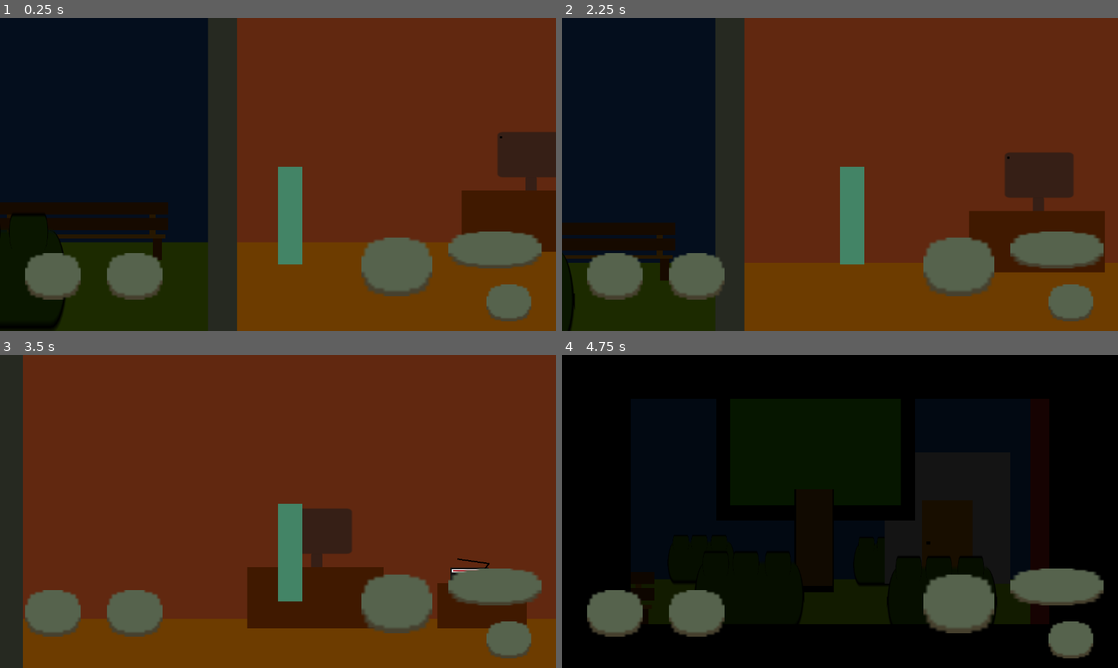
Above: before the commit, frames 1-4 (two rows, left to right).
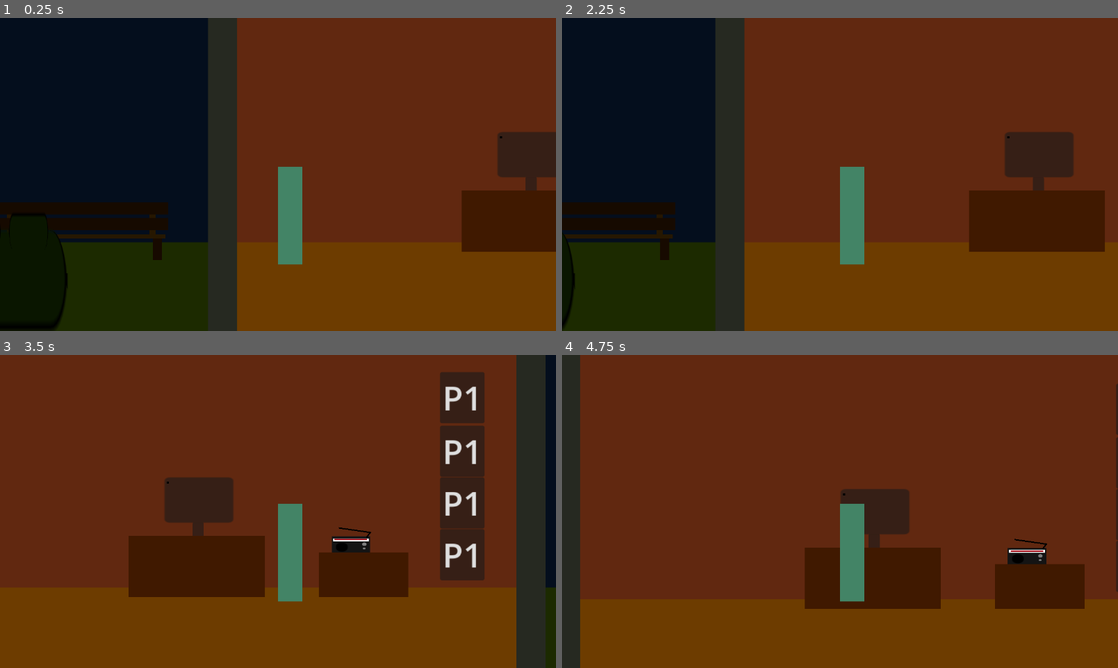
Above: after the commit, the same moments.

Repository: NileKnight1/the-graves
Game: Godot game, scene res://scenes/game.tscn
Same seed, same stepped clock (60 frames per second), same inputs: the game is played once before the commit and once after it. The project has no main scene, so this scene is started directly. Video files are missing from this copy of the repository; at most half a second of black plays in their place.
Inputs (mouse positions are in pixels of both pictures, inside the frame that each line leads up to):
- Up to frame 1 (0.25 s): no input
- Up to frame 2 (2.25 s): click (956, 268) at 0.52 s; click (1073, 299) at 1.27 s; tap Enter (ui_accept) at 2 s; move the mouse to (962, 158) at 2.02 s; hold D (right) from 2.03 s (still down); hold Shift (sprint) from 2.03 s (still down); click (962, 158) at 2.17 s
- Up to frame 3 (3.5 s): keep holding D (right); tap Space (jump) at 2.27, 2.57, 3.02, 3.05, 3.32 s; tap Enter (ui_accept) at 2.3, 2.85 s; move the mouse to (166, 527) at 2.77 s; release Shift (sprint) at 2.78 s; click (166, 527) at 2.92 s
- Up to frame 4 (4.75 s): move the mouse to (895, 442) at 3.52 s; release D (right) at 3.53 s; hold A (left) 3.53-4.28 s; hold Shift (sprint) 3.53-4.28 s; tap Space (jump) at 3.6, 4.52 s; click (895, 442) at 3.67 s; move the mouse to (812, 574) at 4.27 s; hold D (right) from 4.28 s (still down); tap E (interact) at 4.35 s; click (812, 574) at 4.42 s; tap Enter (ui_accept) at 4.55 s

The runs differ from the first frame. In frame 1, 7.1% of the frame differs, in the area x 4-98%, y 68-97%; in frame 2, 13%; in frame 3, 35%; in frame 4, 100%, in the area x 0-100%, y 0-100%.

Commit message:
well jump button works now, it was a silly error

Diff:
--- a/project.godot
+++ b/project.godot
@@ -18,6 +18,7 @@
 
 window/size/viewport_width=1280
 window/size/viewport_height=720
+mouse_cursor/emulate_touch_from_mouse=true
 
 [editor_plugins]
 
--- a/scenes/game.tscn
+++ b/scenes/game.tscn
@@ -1427,7 +1427,7 @@
 [node name="CanvasLayer" type="CanvasLayer" parent="." unique_id=1299766415]
 
 [node name="mobile" parent="CanvasLayer" unique_id=2043303018 instance=ExtResource("5_iywne")]
-visible = true
+visible = false
 
 [connection signal="body_entered" from="areas/cams" to="." method="_on_cams_body_entered"]
 [connection signal="body_exited" from="areas/cams" to="." method="_on_cams_body_exited"]
--- a/scenes/mobile.tscn
+++ b/scenes/mobile.tscn
@@ -24,6 +24,15 @@
 action = "sprint"
 visibility_mode = 1
 
+[node name="jump" type="TouchScreenButton" parent="Control" unique_id=1928724385]
+position = Vector2(27.526564, 29.674026)
+scale = Vector2(0.21068403, 0.319563)
+texture_normal = ExtResource("2_xp3t8")
+texture_pressed = ExtResource("3_2t62u")
+passby_press = true
+action = "jump"
+visibility_mode = 1
+
 [node name="interact" type="TextureButton" parent="Control" unique_id=284682000]
 layout_mode = 0
 offset_left = 35.275208
@@ -35,20 +44,9 @@
 texture_pressed = ExtResource("3_2t62u")
 stretch_mode = 5
 
-[node name="jump" type="TextureButton" parent="Control" unique_id=2004550806]
-layout_mode = 0
-offset_left = 25.83935
-offset_top = 28.342854
-offset_right = 65.83935
-offset_bottom = 68.342865
-scale = Vector2(0.12703064, 0.18808901)
-texture_normal = ExtResource("2_xp3t8")
-texture_pressed = ExtResource("3_2t62u")
-stretch_mode = 5
-
 [node name="left" type="TouchScreenButton" parent="Control" unique_id=237091111]
 position = Vector2(1.8121929, 30.00682)
-scale = Vector2(0.18168661, 0.26901585)
+scale = Vector2(0.18612209, 0.27558327)
 texture_normal = ExtResource("2_xp3t8")
 texture_pressed = ExtResource("3_2t62u")
 passby_press = true
@@ -56,8 +54,8 @@
 visibility_mode = 1
 
 [node name="right" type="TouchScreenButton" parent="Control" unique_id=31096760]
-position = Vector2(7.6861906, 30.00682)
-scale = Vector2(0.18168661, 0.26901585)
+position = Vector2(9.373404, 30.00682)
+scale = Vector2(0.18612209, 0.27558327)
 texture_normal = ExtResource("2_xp3t8")
 texture_pressed = ExtResource("3_2t62u")
 passby_press = true
@@ -85,4 +83,3 @@
 visibility_mode = 1
 
 [connection signal="pressed" from="Control/interact" to="." method="_on_interact_pressed"]
-[connection signal="pressed" from="Control/jump" to="." method="_on_jump_pressed"]
--- a/scripts/game.gd
+++ b/scripts/game.gd
@@ -11,7 +11,8 @@
 func _ready() -> void:
 	#await get_tree().create_timer(1.0).timeout
 	#print(p1_anomalies.find($anomalies/anomaly))
-
+	if OS.has_feature("web_android") or OS.has_feature("web_ios"):
+		$CanvasLayer/mobile.visible = 1
 
 	pass
 
--- a/scripts/mobile.gd
+++ b/scripts/mobile.gd
@@ -1,39 +1,47 @@
 extends CanvasLayer
 
 
+# Called when the node enters the scene tree for the first time.
 func _ready() -> void:
+
 	pass # Replace with function body.
 
 
+# Called every frame. 'delta' is the elapsed time since the previous frame.
 func _process(delta: float) -> void:
 	pass
 
-#
-#
-#func _on_left_button_down() -> void: Input.action_press("left")
-#func _on_left_button_up() -> void: Input.action_release("left")
-#
-#func _on_right_button_down() -> void: Input.action_press("right")
-#func _on_right_button_up() -> void: Input.action_release("right")
-#
-#func _on_down_button_down() -> void: Input.action_press("down")
-#func _on_down_button_up() -> void: Input.action_release("down")
-#
-#func _on_up_button_down() -> void: Input.action_press("up")
-#func _on_up_button_up() -> void: Input.action_release("up")
-##
-##func _on_sprint_button_down() -> void: Input.action_press("sprint")
-##func _on_sprint_button_up() -> void: Input.action_release("sprint")
-#
-#func _on_jump_button_down() -> void: Input.action_press("jump")
-#func _on_jump_button_up() -> void: Input.action_release("jump")
+
+
+func _on_left_button_down() -> void:
+	Input.action_press("left")
+func _on_left_button_up() -> void:
+	Input.action_release("left")
+
+
+
+func _on_right_button_down() -> void: Input.action_press("right")
+func _on_right_button_up() -> void: Input.action_release("right")
+
+func _on_down_button_down() -> void: Input.action_press("down")
+func _on_down_button_up() -> void: Input.action_release("down")
+
+
+func _on_up_button_down() -> void: Input.action_press("up")
+func _on_up_button_up() -> void: Input.action_release("up")
+
+
+func _on_sprint_button_down() -> void: Input.action_press("sprint")
+
+
+func _on_sprint_button_up() -> void: Input.action_release("sprint")
+
+
+func _on_jump_pressed() -> void:
+	Input.action_press("jump")
+	Input.action_release("jump")
+
 
 func _on_interact_pressed() -> void:
 	Input.action_press("interact")
 	Input.action_release("interact")
-
-
-func _on_jump_pressed() -> void:
-	print("hi")
-	Input.action_press("jump")
-	Input.action_release("jump")
--- a/scripts/temp_player.gd
+++ b/scripts/temp_player.gd
@@ -25,7 +25,7 @@
 		JUMP_VELOCITY = -250.0
 
 
-	if Input.is_action_just_pressed("ui_accept") and is_on_floor():
+	if Input.is_action_just_pressed("jump") and is_on_floor():
 		velocity.y = JUMP_VELOCITY
 
 	var direction := Input.get_axis("left", "right")
Not shown, added: export_presets.cfg
